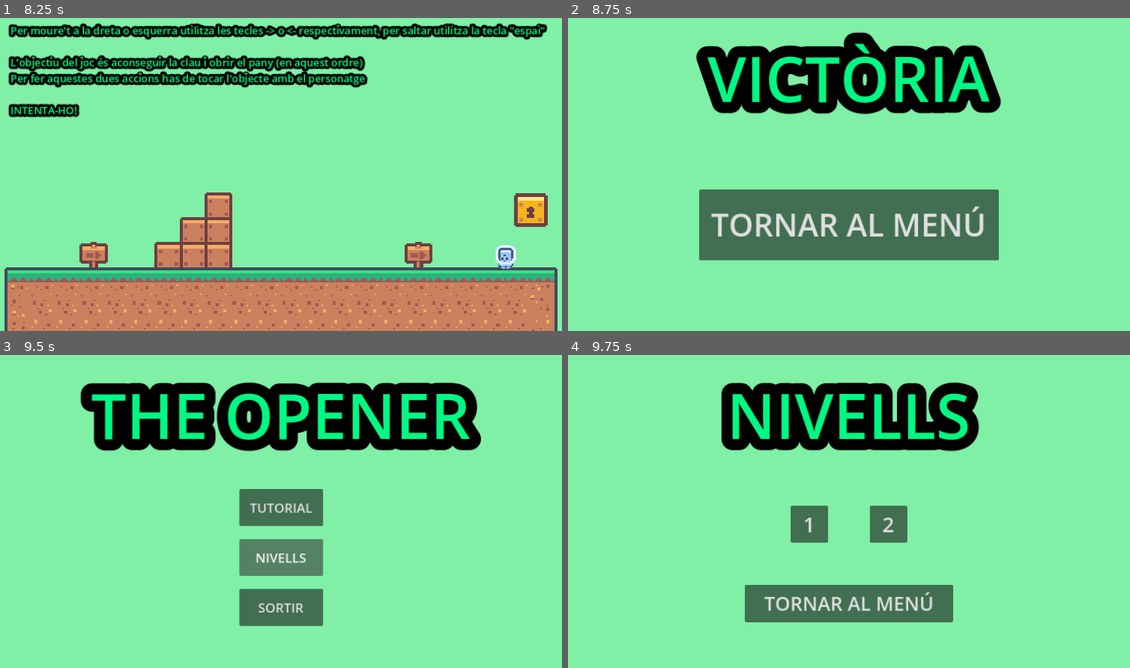
Above: before the commit, frames 1-4 (two rows, left to right).
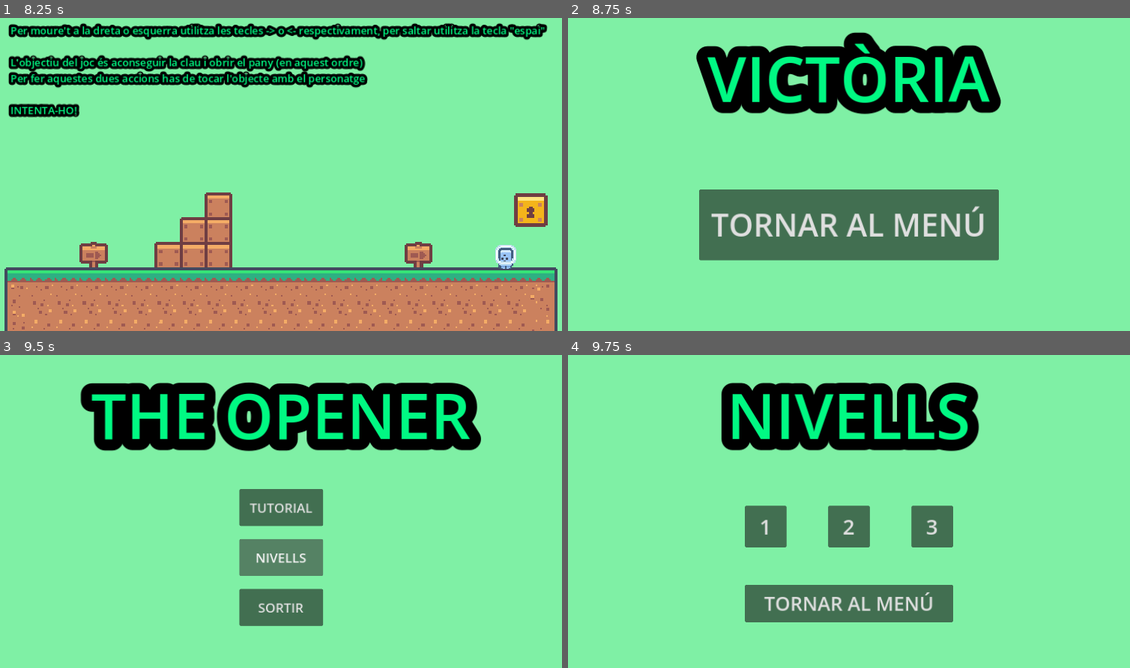
Above: after the commit, the same moments.

Repository: mapefu/TheOpener
Game: Godot game, scene res://Escenas/menu.tscn
Same seed, same stepped clock (60 frames per second), same inputs: the game is played once before the commit and once after it.
Inputs:
- Up to frame 1 (8.25 s): click "TUTORIAL" at 0.5 s; hold Right (Dreta) 1.28-2.03 s; tap Space (Saltar) at 1.52, 2.27, 3.77, 4.52, 5.27, 6.77, 7.52 s; tap Left (Esquerra) every 1.5 s from 2.1 to 8.1 s; hold Right (Dreta) 2.78-3.53 s; hold Right (Dreta) 4.28-5.03 s; hold Right (Dreta) 5.78-6.53 s; hold Right (Dreta) 7.28-8.03 s
- Up to frame 2 (8.75 s): tap Space (Saltar) at 8.27 s
- Up to frame 3 (9.5 s): click "TORNAR AL MENÚ" at 8.75 s
- Up to frame 4 (9.75 s): click "NIVELLS" at 9.5 s

Frames 1-3 are identical in both runs. In frame 4, 4.6% of the frame differs, in the area x 31-69%, y 48-62%.

Commit message:
Reorganització butons

Diff:
--- a/Escenas/levels.tscn
+++ b/Escenas/levels.tscn
@@ -1,9 +1,10 @@
-[gd_scene load_steps=5 format=3 uid="uid://bpln68mly5mw4"]
+[gd_scene load_steps=6 format=3 uid="uid://bpln68mly5mw4"]
 
 [ext_resource type="Texture2D" uid="uid://hkpd7ljuv5fs" path="res://Imagenes/Texturas/Tiles/Backgrounds/tile_0007.png" id="1_f84kl"]
 [ext_resource type="Script" path="res://Scripts/Level1.gd" id="2_8e6un"]
 [ext_resource type="Script" path="res://Scripts/TornarAlMenu.gd" id="2_coxhk"]
 [ext_resource type="Script" path="res://Scripts/Level2.gd" id="3_fdh1i"]
+[ext_resource type="Script" path="res://Scripts/Level3.gd" id="4_01ekn"]
 
 [node name="Levels" type="Node2D"]
 
@@ -27,22 +28,32 @@
 vertical_alignment = 1
 
 [node name="Level1" type="Button" parent="."]
-offset_left = 464.0
+offset_left = 376.0
 offset_top = 336.0
-offset_right = 536.0
-offset_bottom = 407.0
+offset_right = 456.0
+offset_bottom = 416.0
 theme_override_font_sizes/font_size = 40
 text = "1"
 script = ExtResource("2_8e6un")
 
 [node name="Level2" type="Button" parent="."]
-offset_left = 616.0
+offset_left = 536.0
 offset_top = 336.0
-offset_right = 688.0
-offset_bottom = 407.0
+offset_right = 616.0
+offset_bottom = 416.0
 theme_override_font_sizes/font_size = 40
 text = "2"
 script = ExtResource("3_fdh1i")
+
+[node name="Level3" type="Button" parent="."]
+offset_left = 696.0
+offset_top = 336.0
+offset_right = 776.0
+offset_bottom = 416.0
+theme_override_font_sizes/font_size = 40
+text = "3
+"
+script = ExtResource("4_01ekn")
 
 [node name="TornarAlMenú" type="Button" parent="."]
 offset_left = 376.0
@@ -55,4 +66,5 @@
 
 [connection signal="button_down" from="Level1" to="Level1" method="_on_button_down"]
 [connection signal="button_down" from="Level2" to="Level2" method="_on_button_down"]
+[connection signal="button_down" from="Level3" to="Level3" method="_on_button_down"]
 [connection signal="button_down" from="TornarAlMenú" to="TornarAlMenú" method="_on_button_down"]
